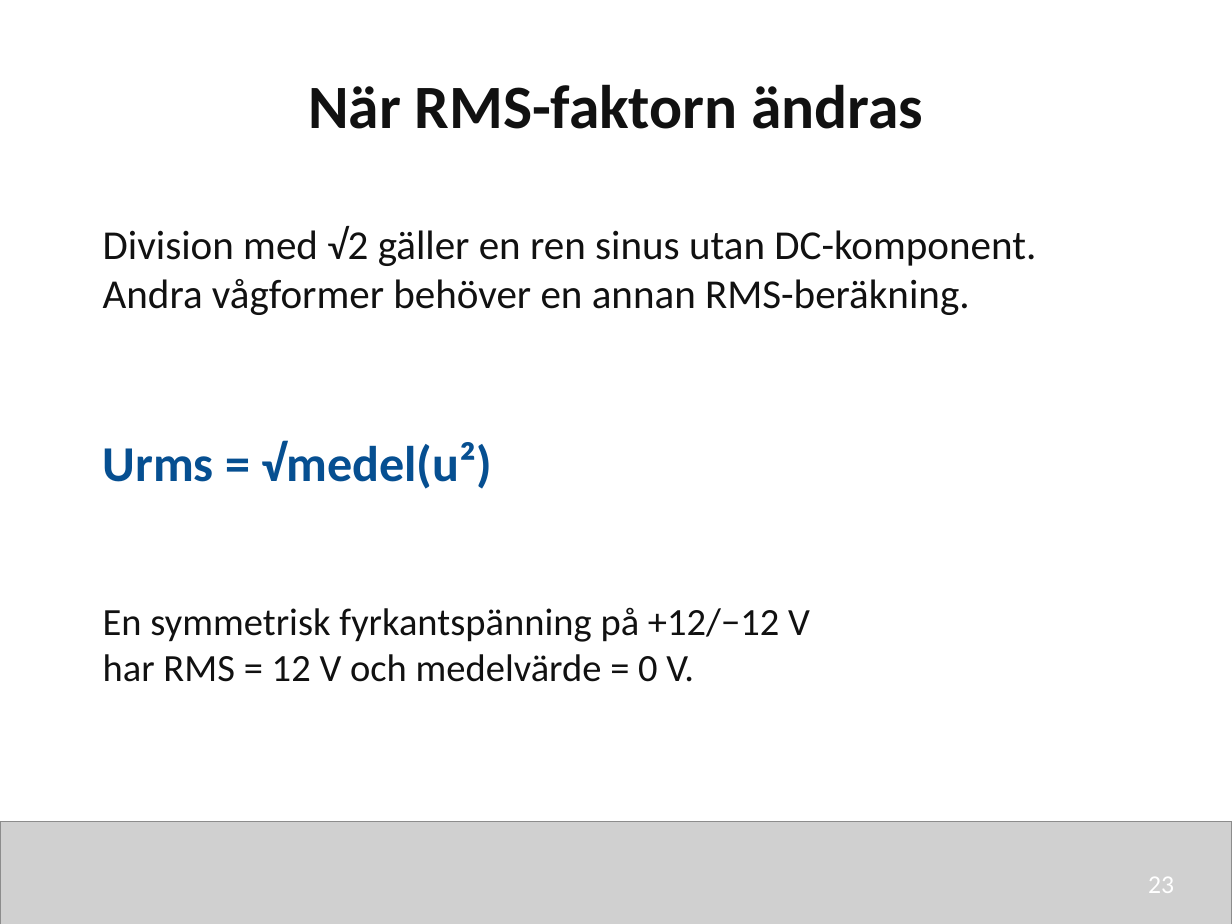
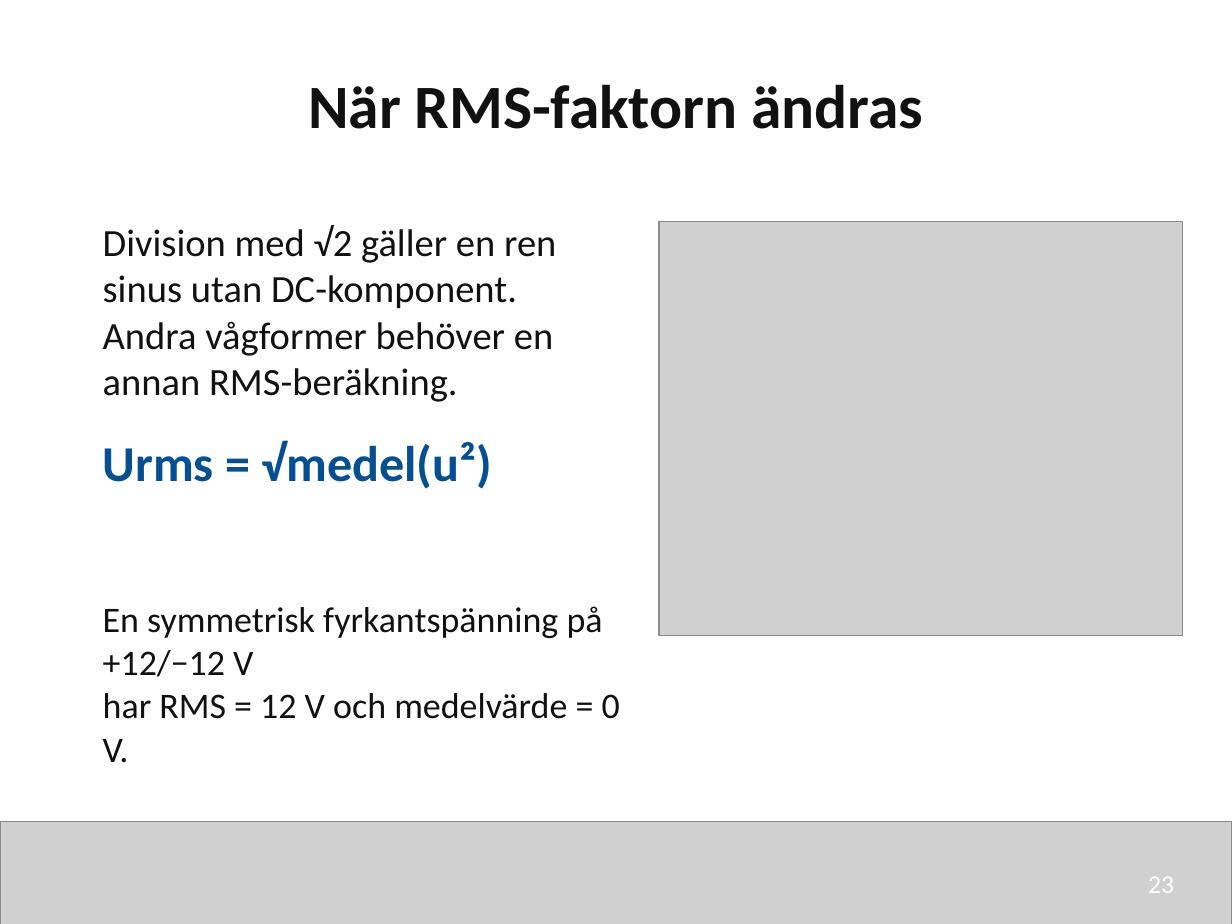
Before and after one commit to nj22az/nj22az.github.io, a slide deck: slide 23 of sjoskolan/vecka-40/aktuell/v40_01_Sinusformad_vaxelspanning_elev.pptx. Drawn at 1232x924 pixels with LibreOffice and Linux fonts; fonts in the diff are those of the drawing; grey boxes stand for pictures. Boxes give left, top, right and bottom in pixels: in the first picture for what was removed or moved away, otherwise in the second. Text is boxed around its words. In the diff, an @@ line names an element or a change of style, - is before the commit and + after.

```diff
--- a/sjoskolan/vecka-40/aktuell/v40_01_Sinusformad_vaxelspanning_elev.pptx
+++ b/sjoskolan/vecka-40/aktuell/v40_01_Sinusformad_vaxelspanning_elev.pptx
@@ text "Division med √2 gäller en ..." at bbox=[103, 225, 556, 402]: size 24 to 22.5 pt @@
@@ picture added at bbox=[659, 222, 1183, 636] @@
@@ text "En symmetrisk fyrkantspänning på +12/−12 ..." at bbox=[103, 606, 620, 763]: size 22.5 to 21 pt @@
```
Also in this commit, not shown: 14 other slides changed, 17 other files.
